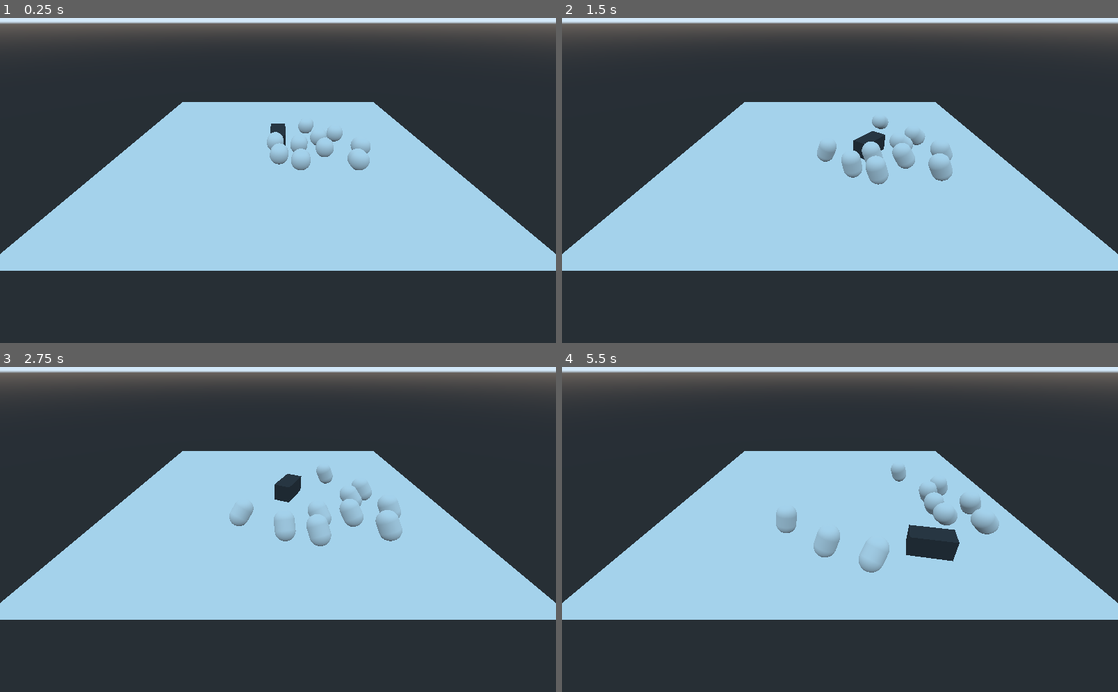
Above: before the commit, frames 1-4 (two rows, left to right).
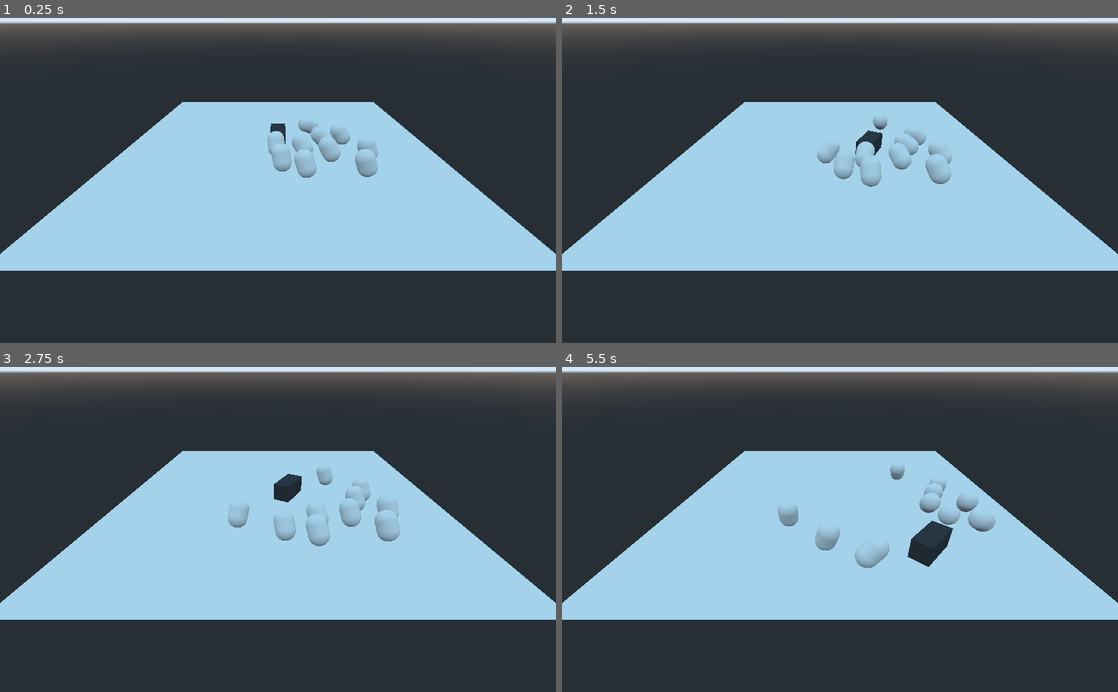
Above: after the commit, the same moments.

Repository: panic-fennecs/ideal-garbanzo
Game: Godot game, scene res://Main.tscn
The game is run twice, just before and just after one commit, with the same random seed, the same clock (stepped at 60 frames per second) and the same inputs.
Inputs (mouse positions are in pixels of both pictures, inside the frame that each line leads up to):
- Up to frame 1 (0.25 s): no input
- Up to frame 2 (1.5 s): move the mouse to (962, 164) at 0.52 s; click (962, 164) at 0.67 s; drag from (728, 196) to (812, 245) at 1.27 s
- Up to frame 3 (2.75 s): move the mouse to (333, 458) at 2.02 s; click (333, 458) at 2.17 s
- Up to frame 4 (5.5 s): drag from (812, 594) to (673, 480) at 2.77 s; move the mouse to (1006, 578) at 3.52 s; click (1006, 578) at 3.67 s; drag from (673, 480) to (756, 448) at 4.27 s; move the mouse to (867, 529) at 5.02 s; click (867, 529) at 5.17 s

The runs differ from the first frame. In frame 1, 0.9% of the frame differs, in the area x 48-68%, y 31-50%; in frame 2, 1.3%; in frame 3, 0.4%; in frame 4, 1.4%, in the area x 38-79%, y 30-64%.

Commit message:
fix rotation speed

Diff:
--- a/MoveAnimation.gd
+++ b/MoveAnimation.gd
@@ -11,6 +11,7 @@
 var velocity = 0
 var force = 10
 var gravitation = -50
+var rotation_speed = 10
 
 func _process(delta):
 	if jumping:
@@ -26,7 +27,7 @@
 	translated_object.transform.origin.y = initial_height + height
 	if target_dir:
 		var dir = -rotated_object.global_transform.basis.z
-		dir = dir.linear_interpolate(target_dir, .02)
+		dir = dir.linear_interpolate(target_dir, max(10 * delta, 0))
 		rotated_object.transform = rotated_object.transform.looking_at(rotated_object.transform.origin + dir, Vector3(0, 1, 0))
 
 func idle():
